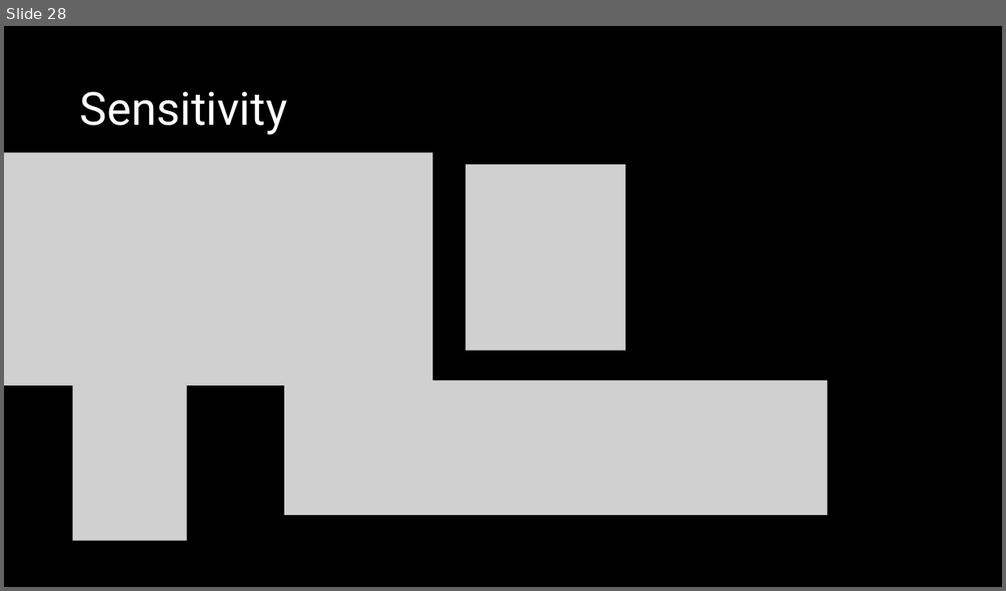
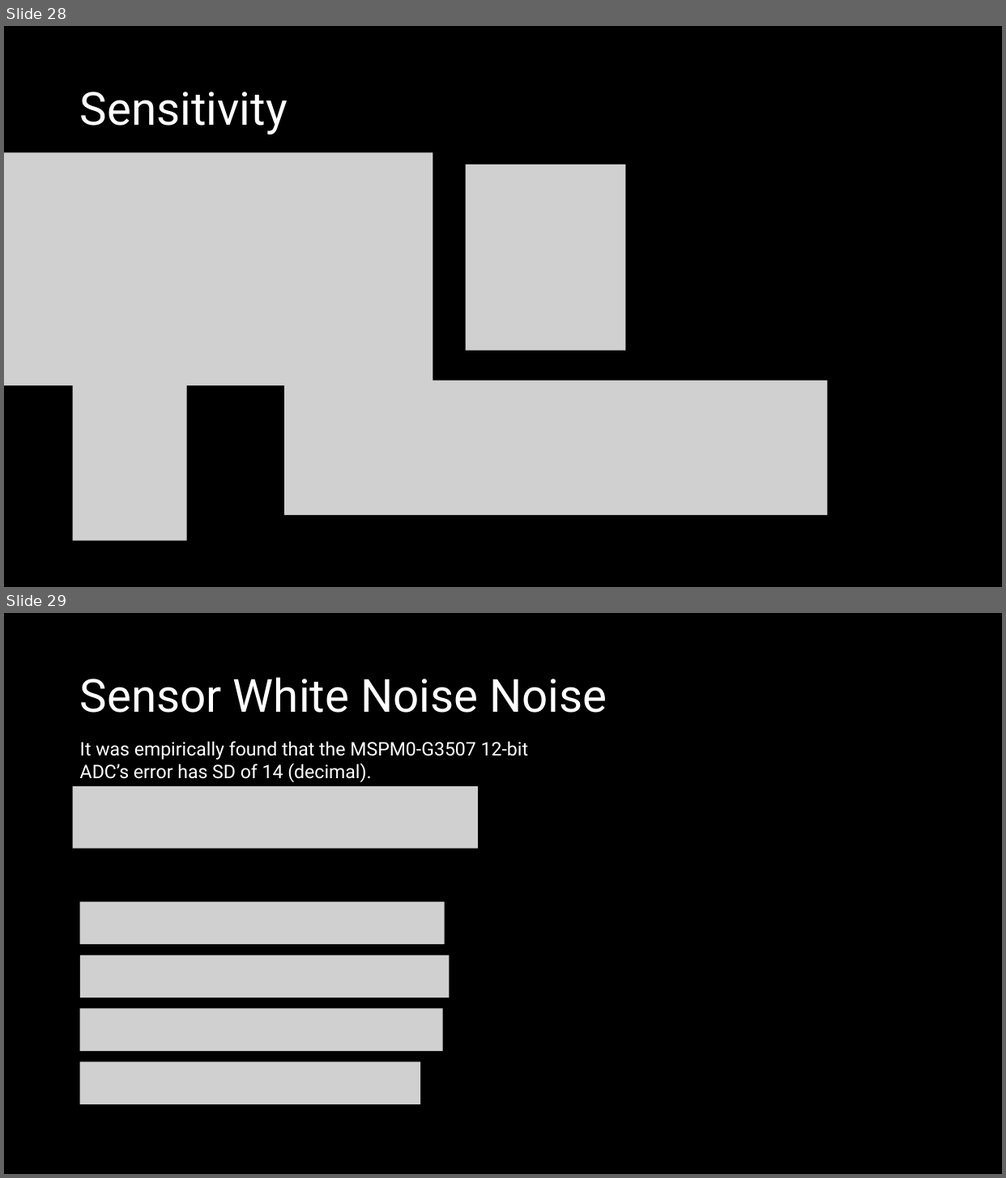
Before and after one commit to ut-ras/rm_electrical-supercap_v2, a slide deck: UT Robomasters – Supercap Power Stage Modeling.pptx. Shown one above the other, each under a label of ours: slide 28 before the commit, slides 28 and 29 after it. The pictures are 1006x591 and 1006x1178 pixels, drawn with LibreOffice and Linux fonts; fonts in the diff are those of the drawing; grey boxes stand for pictures. Boxes give left, top, right and bottom in pixels: in the first picture for what was removed or moved away, otherwise in the second. Text is boxed around its words. In the diff, an @@ line names an element or a change of style, - is before the commit and + after.

Commit message:
Sensor White Noise Slide

```diff
--- a/UT Robomasters – Supercap Power Stage Modeling.pptx
+++ b/UT Robomasters – Supercap Power Stage Modeling.pptx
@@ slide 29 added at bbox=[4, 613, 1002, 1174], background #000000 @@
@@ title added at bbox=[80, 677, 607, 713], 44 pt, text #FFFFFF @@
+Sensor White Noise Noise
@@ text added at bbox=[80, 741, 528, 782], 18 pt, text #FFFFFF @@
+It was empirically found that the MSPM0-G3507 12-bit ADC’s error has SD of 14 (decimal).
@@ picture added at bbox=[73, 786, 478, 849] @@
@@ picture added at bbox=[79, 902, 444, 944] @@
@@ picture added at bbox=[79, 955, 449, 998] @@
@@ picture added at bbox=[79, 1009, 443, 1052] @@
@@ picture added at bbox=[79, 1063, 420, 1105] @@
```
